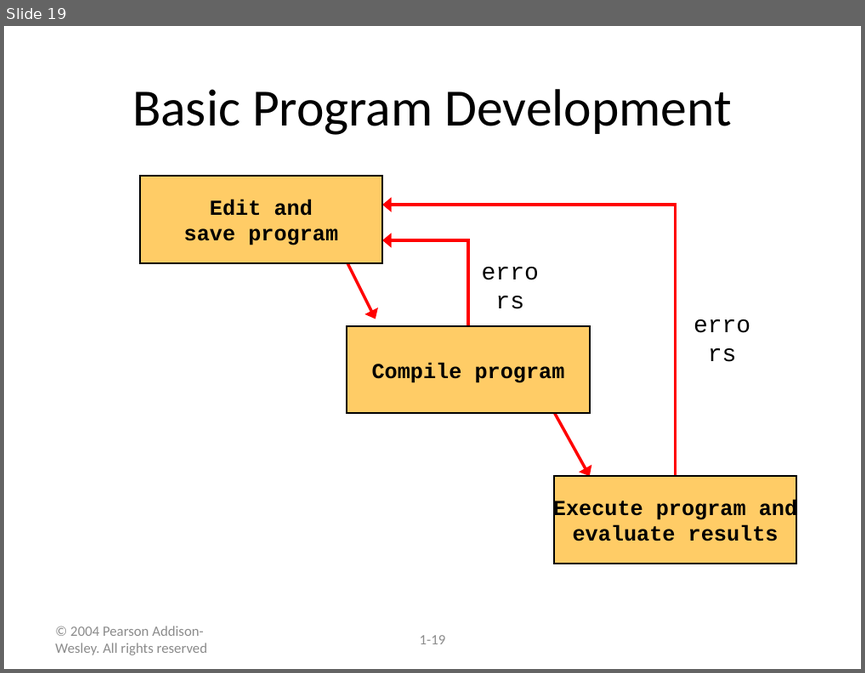
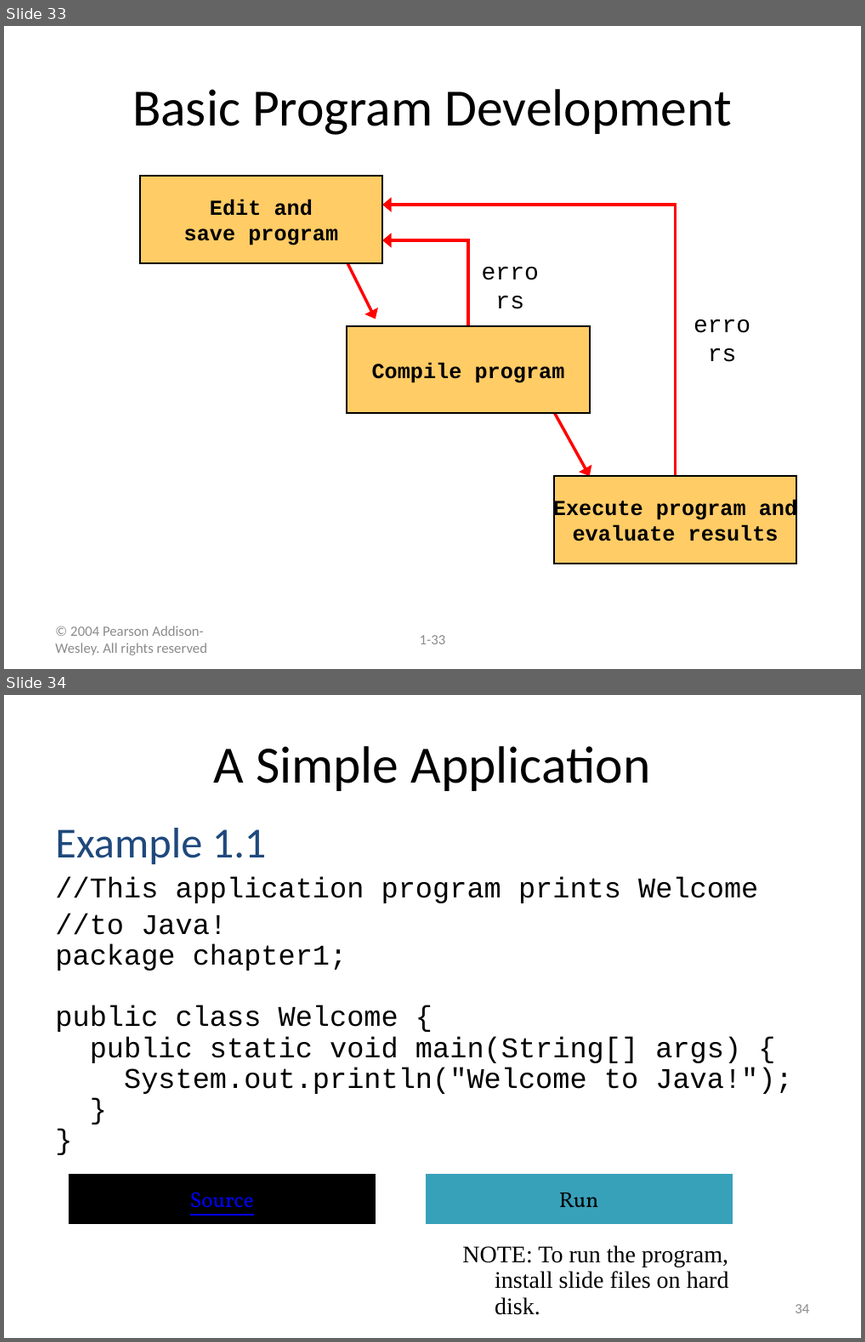
Before and after one commit to kchhipa4u/core-java-step-by-step, a slide deck: src/introduction/introductiontojava.pptx. Shown one above the other, each under a label of ours: slide 19 before the commit, slides 33 and 34 after it. The pictures are 865x673 and 865x1342 pixels, drawn with LibreOffice and Linux fonts; fonts in the diff are those of the drawing. Boxes give left, top, right and bottom in pixels: in the first picture for what was removed or moved away, otherwise in the second. Text is boxed around its words. In the diff, an @@ line names an element or a change of style, - is before the commit and + after.

```diff
--- a/src/introduction/introductiontojava.pptx
+++ b/src/introduction/introductiontojava.pptx
@@ slide 34 added at [4, 695, 861, 1338], background #FFFFFF @@
@@ title added at [213, 746, 650, 791], 44 pt, text #000000 @@
+A Simple Application
@@ text added at [55, 828, 792, 1094], 24 pt, text #000000 @@
+Example 1.1
+//This application program prints Welcome
+//to Java!
+package chapter1;
+public class Welcome {
+public static void main(String[] args) {
+System.out.println("Welcome to Java!");
+}
+}
@@ action button blank added at [69, 1173, 375, 1223], fill #000000, 18 pt, text #0000FF, underline @@
+Source
@@ action button blank added at [426, 1173, 732, 1223], fill #38A1BA, 18 pt, text #000000 @@
+Run
@@ text added at [462, 1245, 729, 1315], 20 pt, text #000000 @@
+NOTE: To run the program, install slide files on hard disk.
@@ page number added at [794, 1304, 809, 1313], 12 pt, text #8C8C8C @@
+34
@@ what was slide 19 is now slide 33 @@
@@ page number at [420, 635, 446, 644]: text changed @@
-1-19
+1-33
```
Also in this commit, not shown: 1 slide changed, 16 other slides added.
